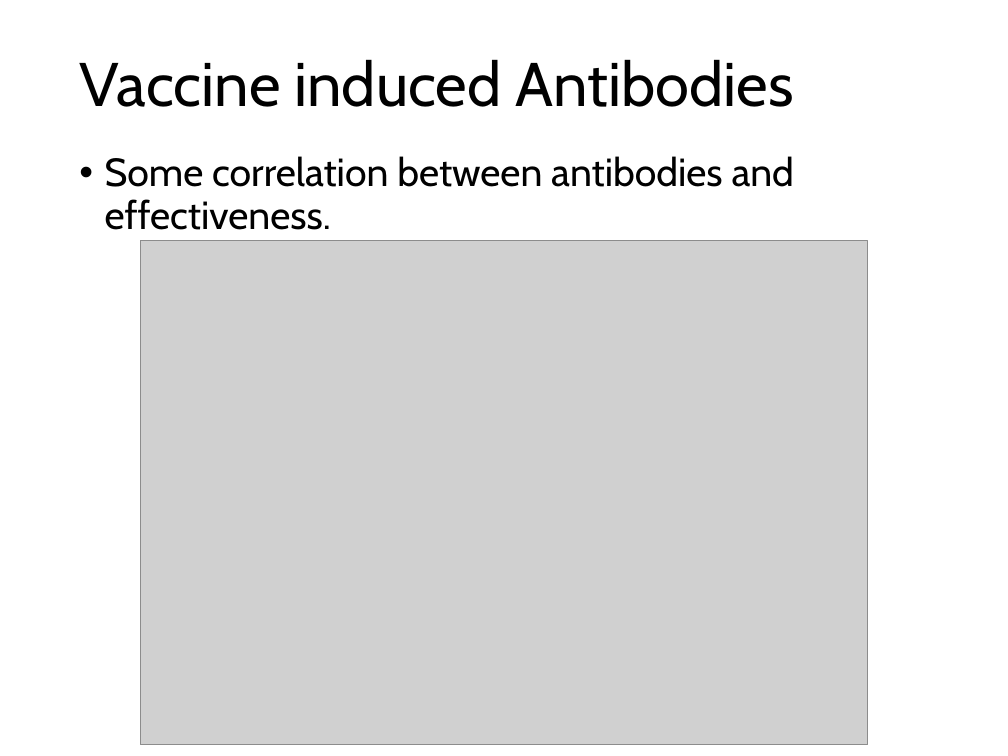
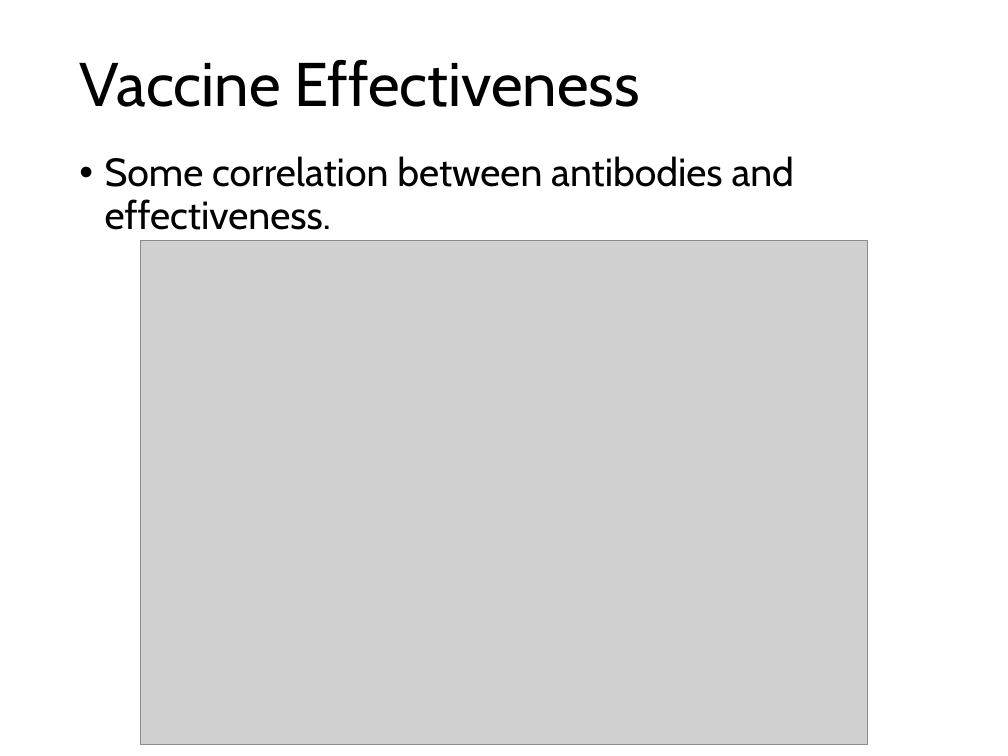
Before and after one commit to deborahcromer/RSVcorrelates, a slide deck: slide 18 of raw-data/RSV Data Summary.pptx (slide 17 before the commit). Drawn at 1008x756 pixels with LibreOffice and Linux fonts; fonts in the diff are those of the drawing; grey boxes stand for pictures. Boxes give left, top, right and bottom in pixels: in the first picture for what was removed or moved away, otherwise in the second. Text is boxed around its words. In the diff, an @@ line names an element or a change of style, - is before the commit and + after.

```diff
--- a/raw-data/RSV Data Summary.pptx
+++ b/raw-data/RSV Data Summary.pptx
@@ title at <box>79,59,640,107</box>: text changed @@
-Vaccine induced Antibodies
+Vaccine Effectiveness
```
Also in this commit, not shown: 1 slide added, 2 other files.
